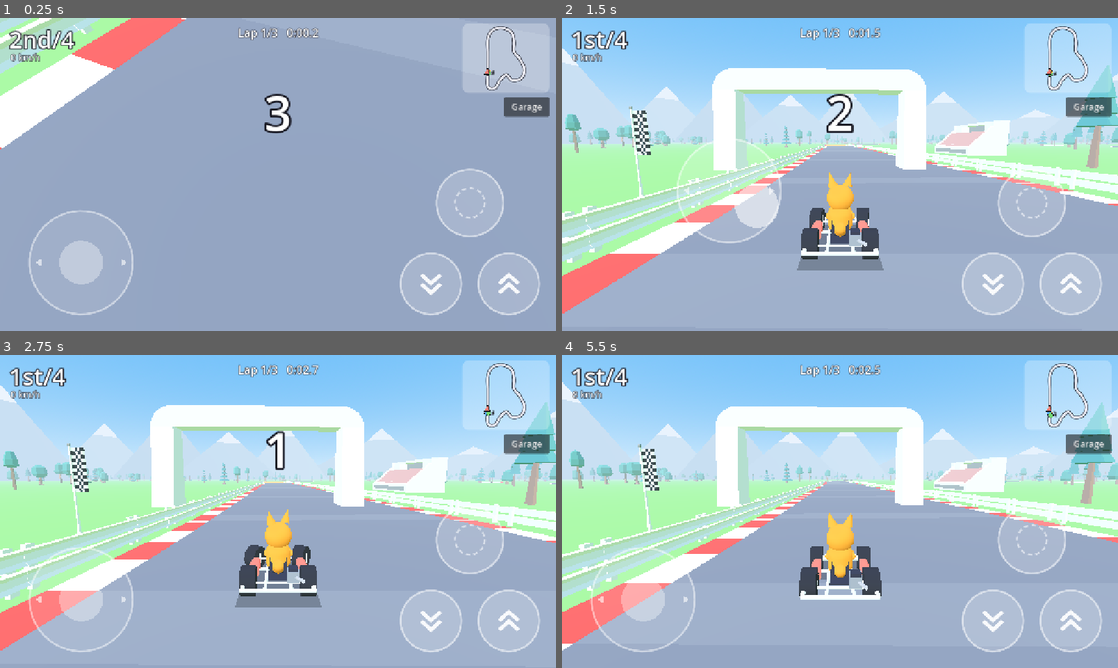
Above: before the commit, frames 1-4 (two rows, left to right).
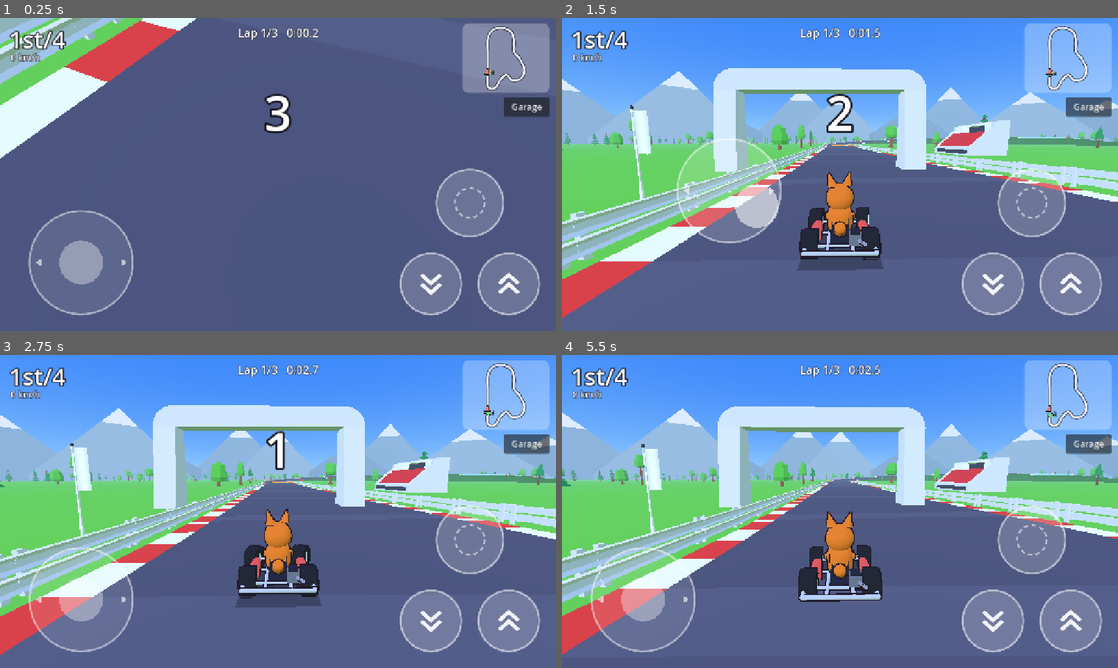
Above: after the commit, the same moments.

Repository: lukechn99/games
Game: Godot game, scene res://scenes/main.tscn
Same seed, same stepped clock (60 frames per second), same inputs: the game is played once before the commit and once after it.
Inputs (mouse positions are in pixels of both pictures, inside the frame that each line leads up to):
- Up to frame 1 (0.25 s): no input
- Up to frame 2 (1.5 s): tap Enter at 0.5 s; move the mouse to (962, 158) at 0.52 s; hold D (steer_right) 0.53-1.25 s; hold Shift (drift) 0.53-1.25 s; click (962, 158) at 0.67 s; tap Space at 0.77 s; drag from (728, 190) to (812, 237) at 1.27 s
- Up to frame 3 (2.75 s): move the mouse to (333, 442) at 2.02 s; hold D (steer_right) from 2.03 s (still down); hold W (gas) from 2.03 s (still down); tap Shift (drift) at 2.3 s
- Up to frame 4 (5.5 s): release D (steer_right) at 2.75 s; release W (gas) at 2.75 s; drag from (812, 574) to (673, 464) at 2.77 s; move the mouse to (1006, 558) at 3.52 s; hold A (steer_left) 3.53-4.25 s; hold Shift (drift) 3.53-4.25 s; tap Enter at 3.6 s; tap Space at 3.77 s; drag from (673, 464) to (756, 433) at 4.27 s; move the mouse to (867, 511) at 5.02 s; hold S (brake) from 5.03 s (still down); hold Shift (drift) from 5.03 s (still down); click (867, 511) at 5.17 s

The runs differ from the first frame. In frame 1, 99% of the frame differs, in the area x 0-100%, y 0-100%; in frame 2, 97%; in frame 3, 97%; in frame 4, 97%.

Commit message:
Racing: bold palette, hills and banked road, soft kart bumps
Restyle the CC0 kits to our palette, add hills, banked corners and
embankments, replace rigid kart-kart collisions with soft two-circle
bumps (no more 180-degree spins), merge kart meshes with an ink outline,
and plan the 'world feels alive' art pass in the design doc.

Co-Authored-By: Claude Opus 5.5 <noreply@anthropic.com>
Claude-Session: https://claude.ai/code/session_01KfLUHNsrhXFzoqocSTpJTD

Diff:
--- /dev/null
+++ b/racing/scripts/kart/bumps.gd
@@ -0,0 +1,75 @@
+class_name KartBumps
+extends Node
+## Kart-to-kart bumps (design doc 7.2). Karts don't collide with each other
+## as rigid boxes: that let a rear-end hit kick a kart into a 180° spin.
+## Instead, each kart is two circles (front and back), and overlapping
+## karts are pushed apart and trade some speed, weighted by mass. Bumps
+## shove; they never spin anyone round. This also matches how online play
+## will work: each phone pushes only its own kart.
+
+const RESTITUTION := 0.35
+const MAX_PUSH := 9.0       # m/s, so a lag spike can't launch anyone
+const YAW_NUDGE := 0.35     # rad/s of wiggle on a solid hit, for feel
+
+var karts: Array[Kart] = []
+
+
+func _init() -> void:
+	process_physics_priority = 1  # after the karts have moved
+
+
+func _physics_process(_delta: float) -> void:
+	for i in karts.size():
+		for j in range(i + 1, karts.size()):
+			_pair(karts[i], karts[j])
+
+
+func _circles(k: Kart) -> Array[Vector3]:
+	var size: Vector3 = k.chassis["size"]
+	var back := k.global_transform.basis.z
+	back.y = 0.0
+	back = back.normalized() * size.z * 0.27
+	var c := k.global_position + k.global_transform.basis.y * 0.3
+	return [c - back, c + back]
+
+
+func _pair(a: Kart, b: Kart) -> void:
+	var ra := float(a.chassis["size"].x) * 0.5
+	var rb := float(b.chassis["size"].x) * 0.5
+	if a.global_position.distance_squared_to(b.global_position) > 16.0:
+		return
+	var deepest := 0.0
+	var normal := Vector3.ZERO
+	for pa in _circles(a):
+		for pb in _circles(b):
+			var d := pb - pa
+			if absf(d.y) > 1.2:
+				continue
+			d.y = 0.0
+			var pen := ra + rb - d.length()
+			if pen > deepest:
+				deepest = pen
+				normal = d.normalized() if d.length() > 0.001 else Vector3.RIGHT
+	if deepest <= 0.0:
+		return
+	var inv_a := 1.0 / a.mass
+	var inv_b := 1.0 / b.mass
+	var share_a := inv_a / (inv_a + inv_b)
+	# Separate them, the lighter kart moving further.
+	var fix := normal * deepest
+	a.global_position -= fix * share_a
+	b.global_position += fix * (1.0 - share_a)
+	# Trade speed along the line between them.
+	var vn := (b.linear_velocity - a.linear_velocity).dot(normal)
+	if vn >= 0.0:
+		return
+	var j := clampf(-(1.0 + RESTITUTION) * vn / (inv_a + inv_b), 0.0, MAX_PUSH / maxf(inv_a, inv_b))
+	a.linear_velocity -= normal * j * inv_a
+	b.linear_velocity += normal * j * inv_b
+	var strength := clampf(-vn / 12.0, 0.0, 1.0)
+	if strength > 0.15:
+		var side := signf(a.global_transform.basis.x.dot(normal))
+		a.angular_velocity.y += side * YAW_NUDGE * strength
+		b.angular_velocity.y -= side * YAW_NUDGE * strength
+		a.crashed.emit(strength * 0.7)
+		b.crashed.emit(strength * 0.7)
--- a/racing/scripts/kart/kart.gd
+++ b/racing/scripts/kart/kart.gd
@@ -17,6 +17,7 @@
 const AIR_LEVELLING := 9.0
 const DRIFT_MIN_SPEED := 9.0
 const DRIFT_SLIP := 0.49  # radians (28°): how far the nose points into a drift
+const MAX_YAW_RATE := 4.0  # rad/s: hits can turn you, but never whip you round
 const BOOST_STAGES := [[0.7, 0.55], [1.5, 0.95], [2.4, 1.4]]  # [drift seconds, boost seconds]
 const BOOST_FORCE := 1.25  # times the chassis acceleration
 const BOOST_SPEED := 1.22  # top speed multiplier while boosting
@@ -67,6 +68,10 @@
 
 func _ready() -> void:
 	continuous_cd = true
+	# Karts live on layer 2 and only collide with the world (layer 1);
+	# kart-to-kart bumps are handled gently by KartBumps instead.
+	collision_layer = 2
+	collision_mask = 1
 	contact_monitor = false
 	can_sleep = false
 	# Replace Godot's default damping: all drag comes from the surfaces.
@@ -262,6 +267,11 @@
 		if grounded_wheels > 0:
 			apply_central_force(fwd * float(chassis["accel"]) * 0.6)
 
+	# Backstop against violent spins (wall hits at an angle): outside a drift,
+	# cap how fast the kart can rotate about its own up axis.
+	var yaw := angular_velocity.dot(up)
+	if not drifting and absf(yaw) > MAX_YAW_RATE:
+		angular_velocity -= up * (yaw - signf(yaw) * MAX_YAW_RATE)
 	_detect_crash(delta)
 	_check_recovery(delta)
 	lateral_g = lerpf(lateral_g, linear_velocity.dot(xf.basis.x) * angular_velocity.dot(up) / 9.8, 0.2)
--- a/racing/scripts/kart/kart_visual.gd
+++ b/racing/scripts/kart/kart_visual.gd
@@ -24,8 +24,10 @@
 var _materials := {}
 
 
-func _init(k: Kart) -> void:
+func _init(k: Kart, merge := true) -> void:
 	kart = k
+	if not merge:
+		set_meta("nomerge", true)
 
 
 func _ready() -> void:
@@ -153,8 +155,11 @@
 		_wheels.append(pivot)
 
 	_build_driver(body_y, size, seat["z"])
-
-
+	if not has_meta("nomerge"):
+		_merge_all()
+
+
+const OUTLINE_W := 0.025
 const METAL := Color(0.78, 0.8, 0.84)
 const DARK := Color(0.16, 0.16, 0.2)
 
@@ -274,6 +279,92 @@
 	return {"y": seat_y, "z": seat_z, "wheel_at": wheel_at}
 
 
+## Merge each group of parts that moves together into one mesh with an ink
+## outline (design doc 9.1): a kart drops from ~70 draw calls to ~15.
+func _merge_all() -> void:
+	_boost_flame.set_meta("keep", true)
+	_sparks.set_meta("keep", true)
+	var groups: Array[Node3D] = [self, _torso, _head]
+	for w in _wheels:
+		groups.append(w.get_child(0))
+	groups.append(_wheel_ring.get_parent())
+	groups.append_array(_wobbly)
+	for g in groups:
+		_merge(g)
+
+
+func _merge(group: Node3D) -> void:
+	var parts: Array[MeshInstance3D] = []
+	var xforms: Array[Transform3D] = []
+	_collect(group, Transform3D.IDENTITY, parts, xforms, true)
+	if parts.size() < 1:
+		return
+	var verts := PackedVector3Array()
+	var normals := PackedVector3Array()
+	var colors := PackedColorArray()
+	var indices := PackedInt32Array()
+	for i in parts.size():
+		var mi := parts[i]
+		var xf := xforms[i]
+		var c: Color = (mi.material_override as StandardMaterial3D).albedo_color
+		var arr := mi.mesh.surface_get_arrays(0)
+		var base := verts.size()
+		var v: PackedVector3Array = arr[Mesh.ARRAY_VERTEX]
+		var n: PackedVector3Array = arr[Mesh.ARRAY_NORMAL]
+		var nb := xf.basis.inverse().transposed()
+		for k in v.size():
+			verts.append(xf * v[k])
+			normals.append((nb * n[k]).normalized())
+			colors.append(c)
+		var idx: PackedInt32Array = arr[Mesh.ARRAY_INDEX]
+		if idx.is_empty():
+			for k in v.size():
+				indices.append(base + k)
+		else:
+			for k in idx:
+				indices.append(base + k)
+	for mi in parts:
+		mi.get_parent().remove_child(mi)
+		mi.queue_free()
+	var arrays := []
+	arrays.resize(Mesh.ARRAY_MAX)
+	arrays[Mesh.ARRAY_VERTEX] = verts
+	arrays[Mesh.ARRAY_NORMAL] = normals
+	arrays[Mesh.ARRAY_COLOR] = colors
+	arrays[Mesh.ARRAY_INDEX] = indices
+	var mesh := ArrayMesh.new()
+	mesh.add_surface_from_arrays(Mesh.PRIMITIVE_TRIANGLES, arrays)
+	var merged := MeshInstance3D.new()
+	merged.mesh = mesh
+	merged.material_override = Palette.toon(Color.WHITE, true, OUTLINE_W)
+	merged.cast_shadow = GeometryInstance3D.SHADOW_CASTING_SETTING_OFF
+	group.add_child(merged)
+
+
+## Mesh parts under `node`, with transforms relative to the group. Stops at
+## plain Node3D children (they move on their own, so they're merged separately).
+func _collect(node: Node3D, xf: Transform3D, parts: Array[MeshInstance3D], xforms: Array[Transform3D], is_root: bool) -> void:
+	for c in node.get_children():
+		if not c is Node3D or c.has_meta("keep"):
+			continue
+		var child := c as Node3D
+		var cx := xf * child.transform
+		if child is MeshInstance3D and (child as MeshInstance3D).material_override is StandardMaterial3D:
+			var sc := cx.basis.get_scale()
+			if absf(sc.x - sc.y) > 0.01 or absf(sc.y - sc.z) > 0.01:
+				# Stretched shells shade wrongly once merged, so they stay
+				# separate (with the same toon look and outline).
+				var mi := child as MeshInstance3D
+				mi.material_override = Palette.toon((mi.material_override as StandardMaterial3D).albedo_color, false, OUTLINE_W)
+				_collect(child, cx, parts, xforms, false)
+				continue
+			parts.append(child)
+			xforms.append(cx)
+			_collect(child, cx, parts, xforms, false)
+		elif not is_root and not child is MeshInstance3D:
+			continue
+
+
 func _glow(c: Color) -> StandardMaterial3D:
 	var m := StandardMaterial3D.new()
 	m.albedo_color = c
--- a/racing/scripts/kart/parts.gd
+++ b/racing/scripts/kart/parts.gd
@@ -6,11 +6,11 @@
 ## Surfaces: `grip` multiplies tire grip, `drag` slows the kart (per second),
 ## `color` paints the track so players can read it.
 const SURFACES := {
-	"asphalt": {"grip": 1.0, "drag": 0.02, "color": Color(0.36, 0.37, 0.42)},
-	"dirt": {"grip": 0.8, "drag": 0.25, "color": Color(0.64, 0.47, 0.3)},
-	"grass": {"grip": 0.7, "drag": 0.9, "color": Color(0.42, 0.72, 0.33)},
+	"asphalt": {"grip": 1.0, "drag": 0.02, "color": Color(0.3, 0.31, 0.38)},
+	"dirt": {"grip": 0.8, "drag": 0.25, "color": Color(0.76, 0.5, 0.28)},
+	"grass": {"grip": 0.7, "drag": 0.9, "color": Color(0.4, 0.8, 0.26)},
 	"sand": {"grip": 0.65, "drag": 1.2, "color": Color(0.93, 0.83, 0.58)},
-	"ice": {"grip": 0.28, "drag": 0.0, "color": Color(0.78, 0.92, 1.0)},
+	"ice": {"grip": 0.28, "drag": 0.0, "color": Color(0.62, 0.88, 1.0)},
 	"snow": {"grip": 0.55, "drag": 0.5, "color": Color(0.96, 0.97, 1.0)},
 	"boost": {"grip": 1.0, "drag": -2.5, "color": Color(1.0, 0.62, 0.15)},
 }
--- a/racing/scripts/main.gd
+++ b/racing/scripts/main.gd
@@ -44,6 +44,9 @@
 		var bot := BotDriver.new(k, track, b["level"], i + 3)
 		add_child(bot)
 		bot.set_meta("kart", k)
+	var bumps := KartBumps.new()
+	bumps.karts = karts
+	add_child(bumps)
 	camera.follow(player_kart)
 	hud.minimap.setup(track, karts, player_kart)
 	start_race()
@@ -88,26 +91,26 @@
 	env.background_mode = Environment.BG_SKY
 	var sky := Sky.new()
 	var mat := ProceduralSkyMaterial.new()
-	mat.sky_top_color = Color(0.32, 0.6, 0.95)
-	mat.sky_horizon_color = Color(0.75, 0.88, 0.98)
-	mat.ground_horizon_color = Color(0.75, 0.88, 0.98)
+	mat.sky_top_color = Color(0.2, 0.5, 0.98)
+	mat.sky_horizon_color = Color(0.62, 0.84, 1.0)
+	mat.ground_horizon_color = Color(0.62, 0.84, 1.0)
 	mat.ground_bottom_color = Color(0.4, 0.6, 0.35)
 	mat.sun_angle_max = 20.0
 	sky.sky_material = mat
 	env.sky = sky
 	env.ambient_light_source = Environment.AMBIENT_SOURCE_SKY
-	env.ambient_light_energy = 0.55
-	env.tonemap_mode = Environment.TONE_MAPPER_FILMIC
+	env.ambient_light_energy = 0.45
+	env.tonemap_mode = Environment.TONE_MAPPER_LINEAR
 	env.fog_enabled = true
-	env.fog_light_color = Color(0.75, 0.86, 0.97)
-	env.fog_density = 0.0016
+	env.fog_light_color = Color(0.66, 0.84, 1.0)
+	env.fog_density = 0.0007
 	env.fog_sky_affect = 0.0
 	var we := WorldEnvironment.new()
 	we.environment = env
 	add_child(we)
 	var sun := DirectionalLight3D.new()
 	sun.rotation_degrees = Vector3(-52, -35, 0)
-	sun.light_energy = 1.35
+	sun.light_energy = 0.8
 	sun.shadow_enabled = false  # blob shadows only (design doc 9.1)
 	add_child(sun)
 
--- /dev/null
+++ b/racing/scripts/track/palette.gd
@@ -0,0 +1,84 @@
+class_name Palette
+## Our bold cartoon palette (design doc 9.1). The Kenney kits are CC0, so we
+## restyle them freely: each kit material is matched by name and replaced
+## with a toon material in our colours. Anything we build ourselves uses
+## the same colours, so everything looks like one world.
+
+const KIT := {
+	"leafsGreen": Color(0.36, 0.8, 0.24),
+	"leafsDark": Color(0.13, 0.6, 0.29),
+	"grass": Color(0.42, 0.82, 0.27),
+	"woodBark": Color(0.62, 0.36, 0.2),
+	"woodBarkDark": Color(0.5, 0.29, 0.17),
+	"wood": Color(0.86, 0.56, 0.3),
+	"woodDark": Color(0.62, 0.37, 0.2),
+	"woodInner": Color(0.98, 0.86, 0.68),
+	"dirt": Color(0.72, 0.45, 0.25),
+	"red": Color(0.96, 0.22, 0.25),
+	"colorRed": Color(0.96, 0.22, 0.25),
+	"colorYellow": Color(1.0, 0.68, 0.1),
+	"pylon": Color(1.0, 0.55, 0.08),
+	"grey": Color(0.9, 0.91, 0.94),
+	"glass": Color(0.35, 0.6, 0.9),
+	"road": Color(0.26, 0.27, 0.33),
+	"net": Color(0.95, 0.95, 0.97),
+	"checkers": Color(1, 1, 1),
+}
+
+const OUTLINE := Color(0.13, 0.1, 0.16)
+
+static var _cache := {}
+
+
+## A flat cartoon-shaded material. `vertex_colors` uses per-vertex colours
+## (for merged meshes); `outline` adds an ink outline around the shape.
+static func toon(c: Color, vertex_colors := false, outline := 0.0) -> StandardMaterial3D:
+	var key := "%s|%s|%s" % [c.to_html(), vertex_colors, outline]
+	if _cache.has(key):
+		return _cache[key]
+	var m := StandardMaterial3D.new()
+	m.albedo_color = c
+	m.vertex_color_use_as_albedo = vertex_colors
+	m.vertex_color_is_srgb = true  # merged meshes store our colours as written
+	m.roughness = 1.0
+	m.diffuse_mode = BaseMaterial3D.DIFFUSE_TOON
+	m.specular_mode = BaseMaterial3D.SPECULAR_DISABLED
+	if outline > 0.0:
+		var o := StandardMaterial3D.new()
+		o.shading_mode = BaseMaterial3D.SHADING_MODE_UNSHADED
+		o.albedo_color = OUTLINE
+		o.cull_mode = BaseMaterial3D.CULL_FRONT
+		o.grow = true
+		o.grow_amount = outline
+		m.next_pass = o
+	_cache[key] = m
+	return m
+
+
+## A copy of a kit mesh with our colours in place of the kit's.
+static func restyle(mesh: Mesh) -> Mesh:
+	if mesh == null:
+		return null
+	var key := "mesh|%d" % mesh.get_instance_id()
+	if _cache.has(key):
+		return _cache[key]
+	var out: Mesh = mesh.duplicate()
+	for i in out.get_surface_count():
+		var src := mesh.surface_get_material(i)
+		var name := src.resource_name if src else ""
+		var c: Color = KIT.get(name, (src as BaseMaterial3D).albedo_color if src is BaseMaterial3D else Color.WHITE)
+		out.surface_set_material(i, toon(c))
+	_cache[key] = out
+	return out
+
+
+## Restyle every mesh in a placed kit scene.
+static func restyle_tree(root: Node) -> void:
+	var stack: Array[Node] = [root]
+	while not stack.is_empty():
+		var n: Node = stack.pop_back()
+		if n is MeshInstance3D:
+			var mi := n as MeshInstance3D
+			mi.mesh = restyle(mi.mesh)
+			mi.cast_shadow = GeometryInstance3D.SHADOW_CASTING_SETTING_OFF
+		stack.append_array(n.get_children())
--- a/racing/scripts/track/track.gd
+++ b/racing/scripts/track/track.gd
@@ -13,12 +13,18 @@
 const KIT_NATURE := "res://assets/vendor/kenney_nature_kit/"
 
 ## Racing line, in metres, clockwise. y is height.
+## The far side climbs a hill (up to 7 m), drops down past the ice and
+## crests before the jump; the start straight stays at ground level.
 const POINTS := [
-	Vector3(0, 0, 40), Vector3(0, 0, -60), Vector3(0, 0, -140), Vector3(25, 0, -190), Vector3(80, 0, -205),
-	Vector3(135, 0, -180), Vector3(150, 0, -125), Vector3(150, 0, -70), Vector3(185, 0, -25),
-	Vector3(210, 0, 35), Vector3(190, 0, 85), Vector3(140, 0, 95), Vector3(105, 0, 65),
+	Vector3(0, 0, 40), Vector3(0, 0, -60), Vector3(0, 0.5, -140), Vector3(25, 2.5, -190), Vector3(80, 5.5, -205),
+	Vector3(135, 7, -180), Vector3(150, 6, -125), Vector3(150, 3.5, -70), Vector3(185, 2.5, -25),
+	Vector3(210, 2.5, 35), Vector3(190, 2.5, 85), Vector3(140, 1.5, 95), Vector3(105, 0.5, 65),
 	Vector3(70, 0, 95), Vector3(40, 0, 140), Vector3(0, 0, 130),
 ]
+## Corners bank toward the inside, up to this angle, set by how sharp they are.
+const MAX_BANK := deg_to_rad(15.0)
+const BANK_PER_TURN := 6.5   # bank (radians) per radian-per-metre of turn
+const SLOPE := 2.5           # embankments drop 1 m for every 2.5 m outward
 ## Stretches of the lap with their own surface: [from, to] as fractions of the lap.
 const SURFACE_ZONES := [
 	{"from": 0.405, "to": 0.475, "surface": "ice"},
@@ -35,6 +41,8 @@
 var laps := LAPS
 var trees_hit_radius := 26.0
 var _samples: Array[Transform3D] = []   # every 2 m along the line
+var _bank: PackedFloat32Array = []       # bank angle every 2 m
+var _skirt: PackedFloat32Array = []      # embankment width every 2 m
 var _rng := RandomNumberGenerator.new()
 
 
@@ -59,22 +67,65 @@
 		curve.add_point(p, -handle, handle)
 	curve.bake_interval = 1.0
 	length = curve.get_baked_length()
+	# Bank each corner by how sharply the line turns, smoothed so the road
+	# rolls in and out of corners gradually.
+	var raw: Array[float] = []
 	var d := 0.0
+	while d < length:
+		var a := _flat_dir(d - 8.0)
+		var b := _flat_dir(d + 8.0)
+		raw.append(clampf(a.signed_angle_to(b, Vector3.UP) / 16.0 * BANK_PER_TURN, -MAX_BANK, MAX_BANK))
+		d += 2.0
+	var n_s := raw.size()
+	_bank.resize(n_s)
+	for i in n_s:
+		var acc := 0.0
+		for k in range(-6, 7):
+			acc += raw[(i + k + n_s) % n_s]
+		_bank[i] = acc / 13.0
+	_skirt.resize(n_s)
+	d = 0.0
 	while d < length:
 		_samples.append(transform_at(d))
 		d += 2.0
 
 
-## Position and facing on the racing line at `offset` metres.
+func _flat_dir(offset: float) -> Vector3:
+	var p := curve.sample_baked(fposmod(offset, length), true)
+	var ahead := curve.sample_baked(fposmod(offset + 1.0, length), true)
+	var f := ahead - p
+	f.y = 0.0
+	return f.normalized()
+
+
+## Bank angle at `offset` (positive tips the right edge up, for left turns).
+func bank_at(offset: float) -> float:
+	if _bank.is_empty():
+		return 0.0
+	var x := fposmod(offset, length) / 2.0
+	var i := int(x) % _bank.size()
+	return lerpf(_bank[i], _bank[(i + 1) % _bank.size()], x - floorf(x))
+
+
+## Position and facing on the racing line at `offset` metres. The facing is
+## level; the position is lifted on banked corners so the low edge of the
+## road meets the ground instead of sinking into it.
 func transform_at(offset: float) -> Transform3D:
 	offset = fposmod(offset, length)
 	var p := curve.sample_baked(offset, true)
-	var ahead := curve.sample_baked(fposmod(offset + 1.0, length), true)
-	var fwd := (ahead - p)
-	fwd.y = 0.0
-	fwd = fwd.normalized()
-	var basis := Basis.looking_at(fwd, Vector3.UP)
+	var bank := bank_at(offset)
+	p.y = maxf(p.y, sin(absf(bank)) * (ROAD_WIDTH * 0.5 + 1.1))
+	var basis := Basis.looking_at(_flat_dir(offset), Vector3.UP)
 	return Transform3D(basis, p)
+
+
+## Like transform_at, but `basis.x` follows the road's bank (for building it).
+func road_frame(offset: float) -> Transform3D:
+	var t := transform_at(offset)
+	var b := bank_at(offset)
+	var right := t.basis.x * cos(b) + Vector3.UP * sin(b)
+	t.basis = Basis(right, t.basis.z.cross(right).normalized(), t.basis.z)
+	return t
 
 
 func offset_of(pos: Vector3) -> float:
@@ -134,9 +185,13 @@
 			groups[s] = SurfaceTool.new()
 			(groups[s] as SurfaceTool).begin(Mesh.PRIMITIVE_TRIANGLES)
 		var st: SurfaceTool = groups[s]
-		var a := transform_at(d)
-		var b := transform_at(minf(d + step, length))
+		var a := road_frame(d)
+		var b := road_frame(minf(d + step, length))
 		_quad_strip(st, a, b, s, int(d / step))
+		if not groups.has("grass"):
+			groups["grass"] = SurfaceTool.new()
+			(groups["grass"] as SurfaceTool).begin(Mesh.PRIMITIVE_TRIANGLES)
+		_embankment(groups["grass"], a, b, int(d / step))
 		d += step
 	for s in groups:
 		var st: SurfaceTool = groups[s]
@@ -150,6 +205,32 @@
 		var col := CollisionShape3D.new()
 		col.shape = mesh.create_trimesh_shape()
 		body.add_child(col)
+
+
+## Where the road sits above the ground, a grassy bank slopes down to meet it.
+func _embankment(st: SurfaceTool, a: Transform3D, b: Transform3D, index: int) -> void:
+	var edge := ROAD_WIDTH * 0.5 + 1.1
+	var widest := 0.0
+	for side in [-1.0, 1.0]:
+		var ea: Vector3 = a.origin + a.basis.x * side * edge
+		var eb: Vector3 = b.origin + b.basis.x * side * edge
+		var h := maxf(ea.y, eb.y)
+		if h < 0.08:
+			continue
+		var out_a: Vector3 = (a.basis.x * Vector3(1, 0, 1)).normalized() * side
+		var out_b: Vector3 = (b.basis.x * Vector3(1, 0, 1)).normalized() * side
+		var w := h * SLOPE + 1.0
+		widest = maxf(widest, w)
+		var ga := Vector3(ea.x, -0.02, ea.z) + out_a * w
+		var gb := Vector3(eb.x, -0.02, eb.z) + out_b * w
+		var c: Color = Parts.surface("grass")["color"]
+		c = c.darkened(0.06) if index % 2 == 0 else c
+		var tri := [ea, ga, gb, ea, gb, eb] if side > 0 else [ea, gb, ga, ea, eb, gb]
+		for v in tri:
+			st.set_color(c)
+			st.add_vertex(v)
+	if index < _skirt.size():
+		_skirt[index] = widest
 
 
 func _quad_strip(st: SurfaceTool, a: Transform3D, b: Transform3D, s: String, index: int) -> void:
@@ -201,7 +282,7 @@
 		return
 	var mm := MultiMesh.new()
 	mm.transform_format = MultiMesh.TRANSFORM_3D
-	mm.mesh = mesh
+	mm.mesh = Palette.restyle(mesh)
 	mm.instance_count = xforms.size()
 	for i in xforms.size():
 		mm.set_instance_transform(i, xforms[i])
@@ -232,7 +313,7 @@
 	while d < length:
 		var f := d / length
 		if _in_rail_zone(f):
-			var a := transform_at(d)
+			var a := road_frame(d)
 			for side in [-1.0, 1.0]:
 				var pos: Vector3 = a.origin + a.basis.x * side * (ROAD_WIDTH * 0.5 + 1.8)
 				var col := CollisionShape3D.new()
@@ -250,7 +331,7 @@
 
 func _build_jump() -> void:
 	var d := JUMP_AT * length
-	var a := transform_at(d)
+	var a := road_frame(d)
 	var w := ROAD_WIDTH * 0.8
 	var l := 7.0
 	var h := 1.3
@@ -288,6 +369,7 @@
 		return
 	var n: Node3D = scene.instantiate()
 	n.transform = xf
+	Palette.restyle_tree(n)
 	add_child(n)
 
 
@@ -334,13 +416,16 @@
 	_scatter(KIT_RACING + "pylon.glb", cones)
 
 
+## Distance from the road's centre line, minus any embankment there, so
+## scenery never ends up buried in a bank or floating over one.
 func _distance_to_line(p: Vector3) -> float:
 	var best := INF
-	for s in _samples:
-		var dd := Vector2(p.x - s.origin.x, p.z - s.origin.z).length_squared()
+	for i in _samples.size():
+		var s := _samples[i]
+		var dd := Vector2(p.x - s.origin.x, p.z - s.origin.z).length() - (_skirt[i] if i < _skirt.size() else 0.0)
 		if dd < best:
 			best = dd
-	return sqrt(best)
+	return best
 
 
 ## Background and scenery (design doc 8.2): far mountains, trees and rocks.
--- a/racing/tests/run_tests.gd
+++ b/racing/tests/run_tests.gd
@@ -22,6 +22,7 @@
 	await _test_flip_recovery()
 	await _test_slalom_stays_upright()
 	_test_tilt_mapping()
+	await _test_rear_end_bump()
 	await _test_bots_lap_the_track()
 	print("\n%d passed, %d failed" % [passes, failures])
 	quit(1 if failures > 0 else 0)
@@ -225,6 +226,29 @@
 	check(c.steer_from_degrees(-16.5, big) < -0.45 and c.steer_from_degrees(-16.5, big) > -0.55, "halfway to full lock is half steering", "%.2f" % c.steer_from_degrees(-16.5, big))
 
 
+func _test_rear_end_bump() -> void:
+	print("bumps")
+	_pad()
+	var front := _kart("frame", "slicks", "fox", Vector3(0, 0.6, -6))
+	var back := _kart("hauler", "slicks", "rhino", Vector3(0.4, 0.6, 0))
+	var bumps := KartBumps.new()
+	bumps.karts = [front, back]
+	_world.add_child(bumps)
+	await _drive(front, 0.4, 0.0, 0.0)
+	back.input = {"steer": 0.0, "throttle": 0.0, "brake": 0.0, "drift": false}
+	back.linear_velocity = Vector3(0, 0, -25)
+	var max_yaw := 0.0
+	var touched := [false]
+	front.crashed.connect(func(_s): touched[0] = true)
+	for i in 90:
+		await physics_frame
+		max_yaw = maxf(max_yaw, maxf(absf(front.angular_velocity.y), absf(back.angular_velocity.y)))
+	check(touched[0] and front.linear_velocity.length() > 3.0, "a heavy kart rear-ending at 90 km/h shoves the one ahead", "front now %.1f m/s" % front.linear_velocity.length())
+	check(max_yaw < 1.5, "...without spinning either kart round", "max yaw %.2f rad/s" % max_yaw)
+	var ahead := -front.global_transform.basis.z
+	check(absf(rad_to_deg(ahead.signed_angle_to(Vector3.FORWARD, Vector3.UP))) < 25.0, "...and the front kart still faces forward")
+
+
 func _test_bots_lap_the_track() -> void:
 	print("bots on the test track")
 	if _world:
@@ -244,6 +268,11 @@
 		var d := BotDriver.new(k, track, builds[i][2], i)
 		_world.add_child(d)
 		bots.append(k)
+	var bumps := KartBumps.new()
+	bumps.karts = bots
+	_world.add_child(bumps)
+	var spins := [0]
+	var last_spin := [-99.0, -99.0, -99.0, -99.0]
 	var respawns := [0, 0, 0, 0]
 	for i in bots.size():
 		var idx := i
@@ -259,10 +288,19 @@
 				lap_time[i] = -t  # crossed the start line: lap timing starts
 			elif bots[i].lap >= 2 and lap_time[i] < 0.0:
 				lap_time[i] = t + lap_time[i]
+		for i in bots.size():
+			var k := bots[i]
+			var road := -track.transform_at(track.offset_of(k.global_position)).basis.z
+			var fwd := -k.global_transform.basis.z
+			fwd.y = 0.0
+			if absf(fwd.normalized().signed_angle_to(road, Vector3.UP)) > deg_to_rad(120) and Vector2(k.linear_velocity.x, k.linear_velocity.z).length() > 3.0 and t - last_spin[i] > 5.0:
+				last_spin[i] = t
+				spins[0] += 1
 		if lap_time.all(func(x): return x > 0.0):
 			break
 	for i in bots.size():
 		var avg := track.length / maxf(lap_time[i], 0.01)
 		check(lap_time[i] > 0.0 and avg > 13.0, "%s bot (%s, %s) laps at a racing pace" % [builds[i][2], builds[i][0], builds[i][1]],
 			"lap %.1f s, avg %.1f m/s, %d respawns" % [lap_time[i], avg, respawns[i]])
+	check(spins[0] == 0, "nobody gets spun round in the pack (hills, banks, bumps)", "%d spins" % spins[0])
 	print("  lap length %.0f m" % track.length)
Not shown, added: racing/scripts/kart/bumps.gd.uid
Not shown, added: racing/scripts/track/palette.gd.uid
Not shown, changed: docs/racing/DESIGN.md
